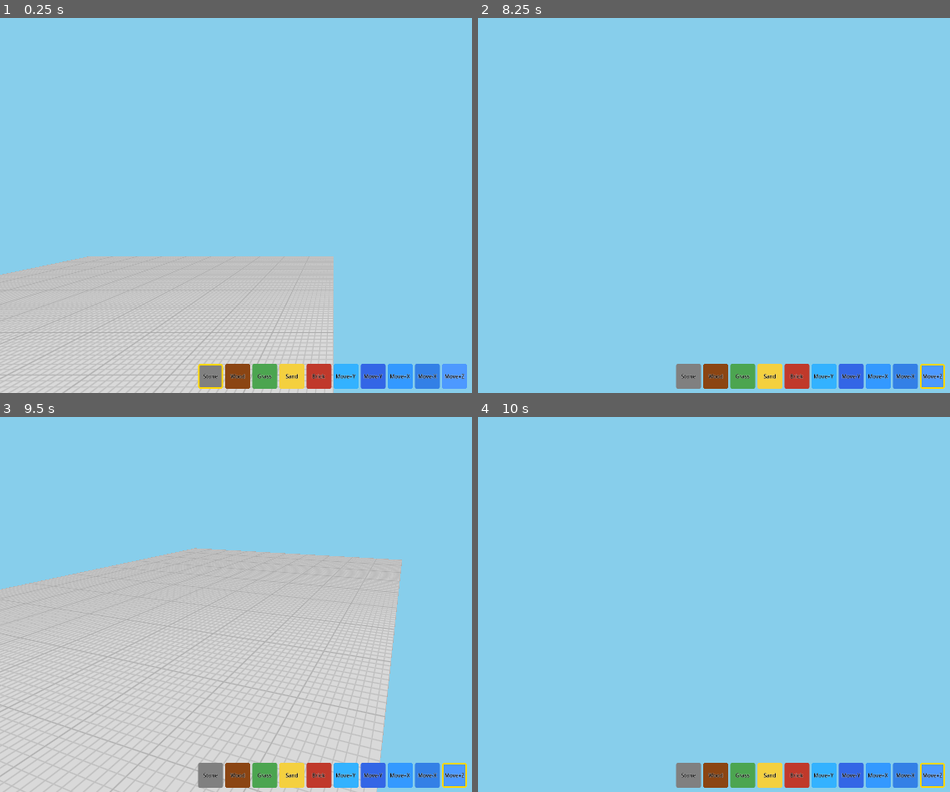
Above: before the commit, frames 1-4 (two rows, left to right).
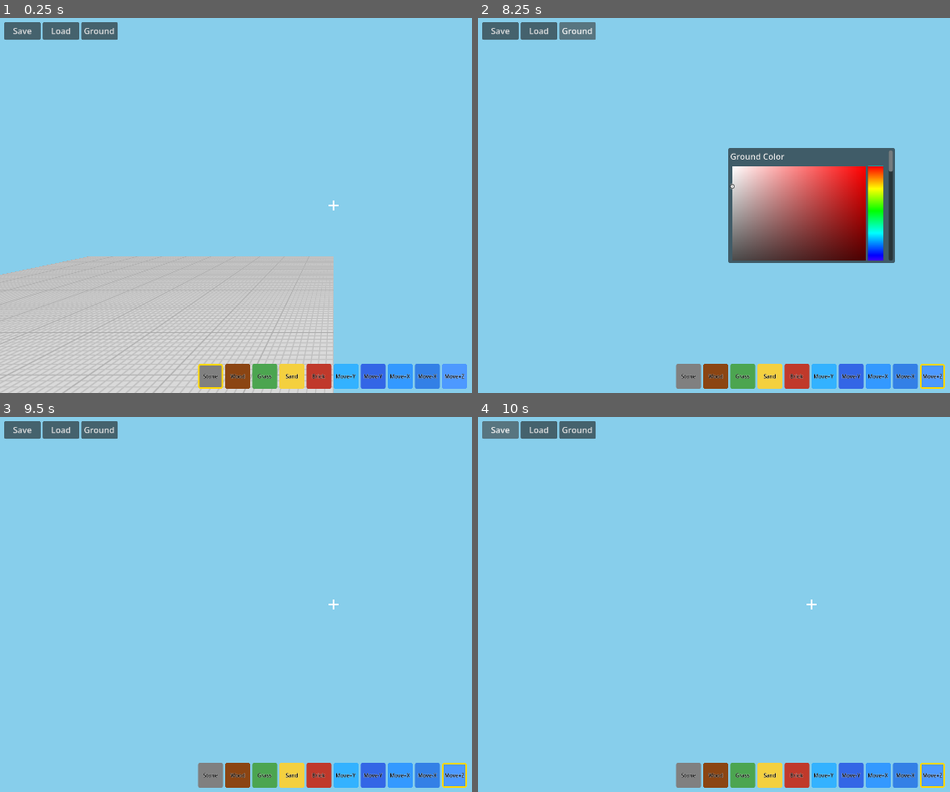
Above: after the commit, the same moments.

Repository: shbshc/building-game
Game: Godot game, scene res://scenes/main.tscn
Same seed, same stepped clock (60 frames per second), same inputs: the game is played once before the commit and once after it.
Inputs (mouse positions are in pixels of both pictures, inside the frame that each line leads up to):
- Up to frame 1 (0.25 s): no input
- Up to frame 2 (8.25 s): click "Stone" at 0.5 s; click "Wood" at 1.25 s; click "Grass" at 2 s; click "Sand" at 2.75 s; click "Brick" at 3.5 s; click "Move+Y" at 4.25 s; click "Move-Y" at 5 s; click "Move+X" at 5.75 s; click "Move-X" at 6.5 s; click "Move+Z" at 7.25 s; click (577, 29) at 8 s, where only the run after the commit has a clickable "Ground"
- Up to frame 3 (9.5 s): click (259, 705) at 8.77 s
- Up to frame 4 (10 s): click (501, 428) at 9.5 s, where only the run after the commit has a clickable "Save"

The runs differ from the first frame. In frame 1, 1.1% of the frame differs, in the area x 0-72%, y 1-52%; in frame 2, 12%; in frame 3, 50%, in the area x 0-86%, y 1-100%; in frame 4, 1.1%.
Error before the commit: Parse Error: Identifier "_item_textures" not declared in the current scope. (res://scripts/main.gd:206)

Commit message:
fix: add missing _item_textures var declaration

Diff:
--- a/scripts/main.gd
+++ b/scripts/main.gd
@@ -15,6 +15,7 @@
 var ground_btn: Button
 var crosshair: ColorRect
 var _move_tick_timer := 0.0
+var _item_textures: Dictionary = {}
 const MOVE_TICK_INTERVAL := 1.0
 
 func _ready():
